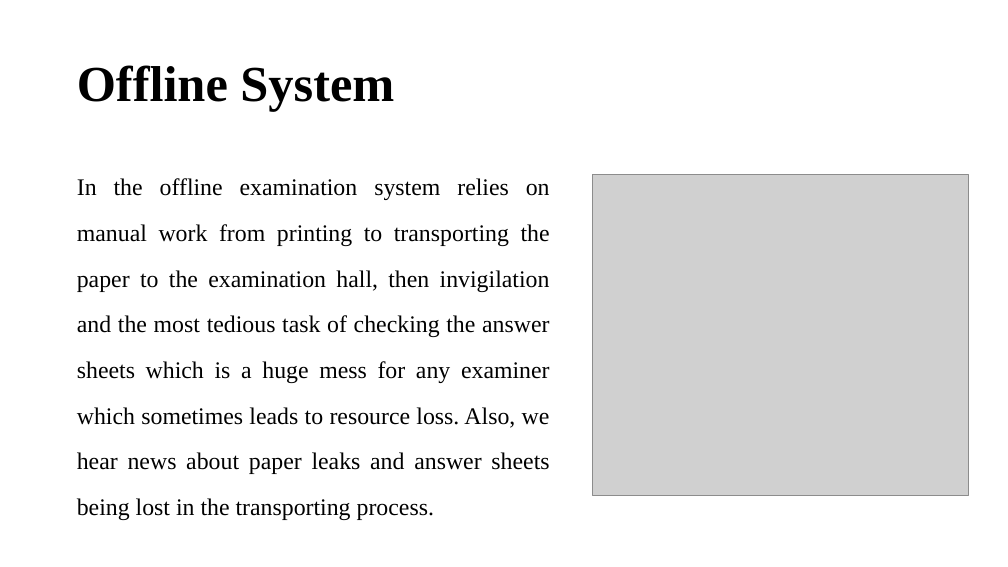
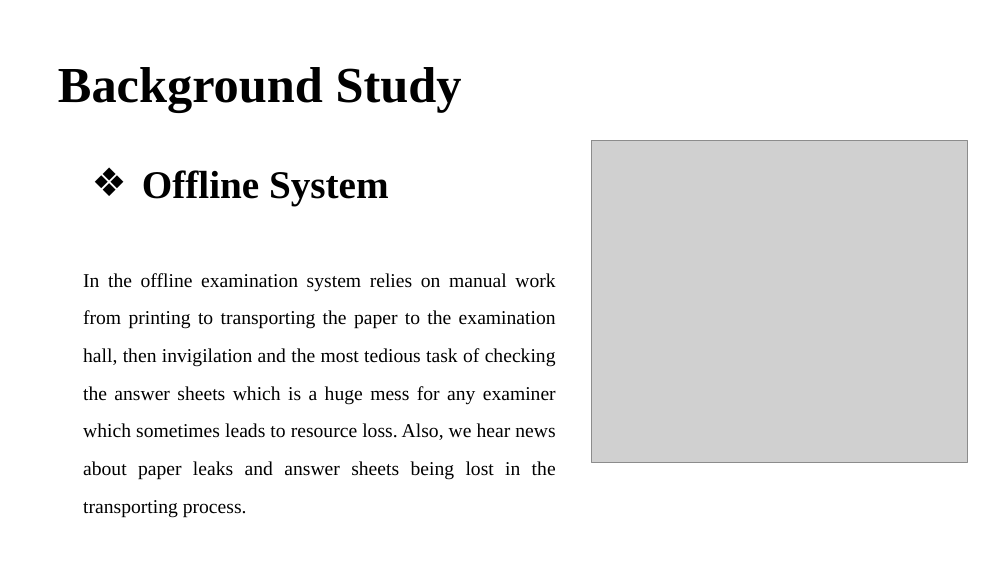
Before and after one commit to imakathuria/Examination-System-PPT, a slide deck: slide 5 of Git_Major.pptx. Drawn at 1008x567 pixels with LibreOffice and Linux fonts; fonts in the diff are those of the drawing; grey boxes stand for pictures. Boxes give left, top, right and bottom in pixels: in the first picture for what was removed or moved away, otherwise in the second. Text is boxed around its words. In the diff, an @@ line names an element or a change of style, - is before the commit and + after.

```diff
--- a/Git_Major.pptx
+++ b/Git_Major.pptx
@@ title added at box(58, 67, 462, 113), 36 pt, text #000000, bold @@
+Background Study
@@ text "Offline System": place and size @@
-text "Offline System" at box(77, 65, 394, 111)
+text "Offline System" at box(142, 170, 389, 205)
@@ text "Offline System" at box(142, 170, 389, 205): size 36 to 28 pt; bullet none to ❖ @@
@@ picture: place and size @@
-picture at box(593, 174, 969, 496)
+picture at box(592, 141, 968, 463)
@@ text "In the offline examination system ...": place and size @@
-text "In the offline examination system ..." at box(77, 178, 550, 520)
+text "In the offline examination system ..." at box(83, 273, 556, 518)
@@ text "In the offline examination system ..." at box(83, 273, 556, 518): size 17 to 14 pt @@
```
Also in this commit, not shown: 14 other slides changed, 1 slide added, 1 slide removed.
